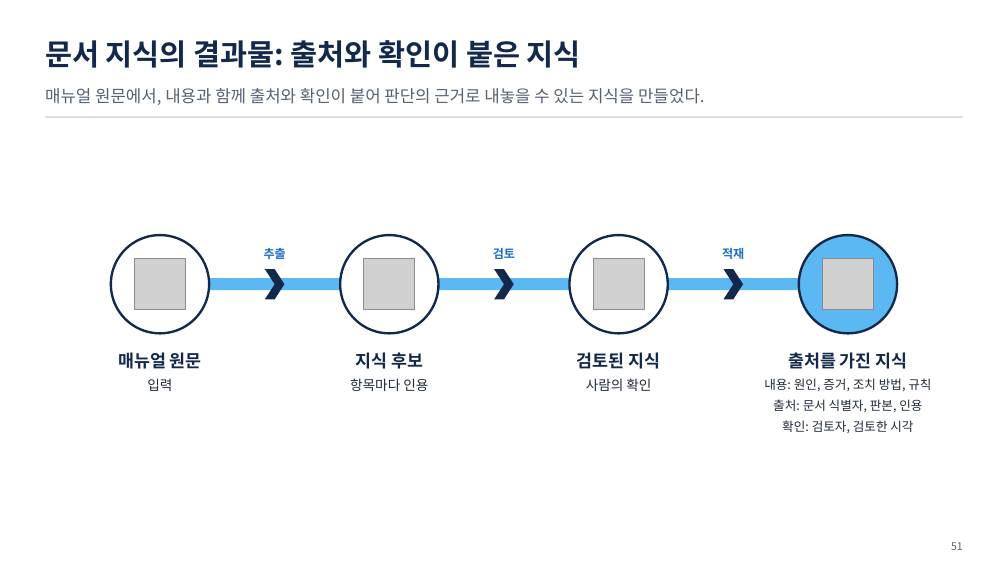
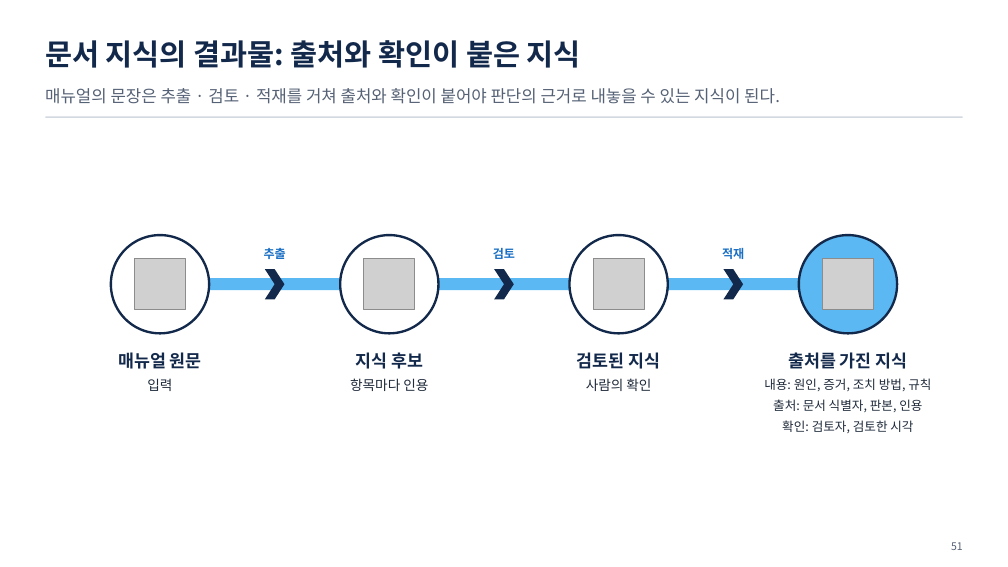
Before and after one commit to uengine-oss/hyd-iot-edu, a slide deck: slide 51 of 산출물/통합반/이론/04회차/통합반_04일차.pptx. Drawn at 1008x567 pixels with LibreOffice and Linux fonts; fonts in the diff are those of the drawing; grey boxes stand for pictures. Boxes give left, top, right and bottom in pixels: in the first picture for what was removed or moved away, otherwise in the second. Text is boxed around its words. In the diff, an @@ line names an element or a change of style, - is before the commit and + after.

```diff
--- a/산출물/통합반/이론/04회차/통합반_04일차.pptx
+++ b/산출물/통합반/이론/04회차/통합반_04일차.pptx
@@ text at box(45, 88, 780, 104): text changed @@
-매뉴얼 원문에서, 내용과 함께 출처와 확인이 붙어 판단의 근거로 내놓을 수 있는 지식을 만들었다.
+매뉴얼의 문장은 추출 · 검토 · 적재를 거쳐 출처와 확인이 붙어야 판단의 근거로 내놓을 수 있는 지식이 된다.
```
Also in this commit, not shown: 24 other slides changed, 5 other files.
